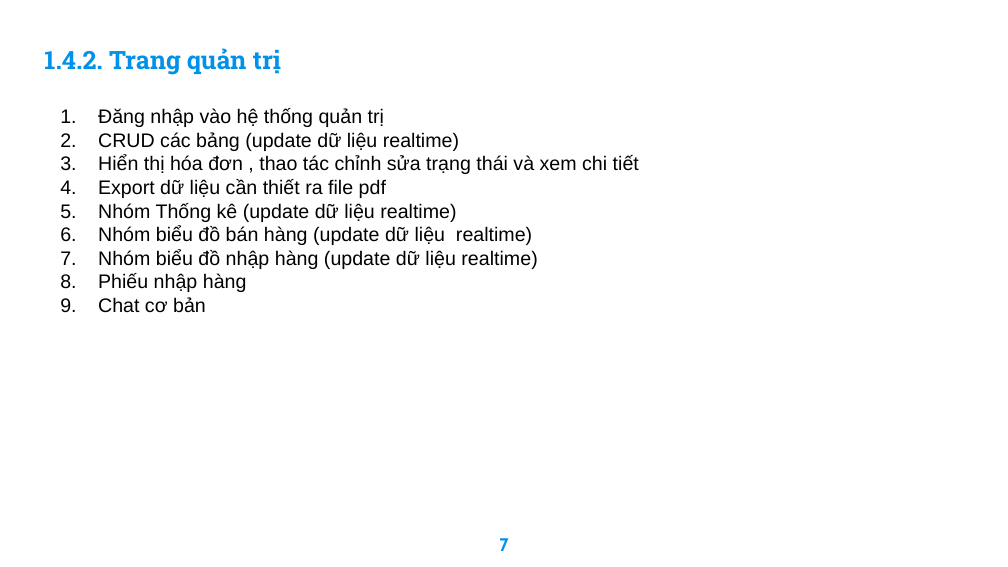
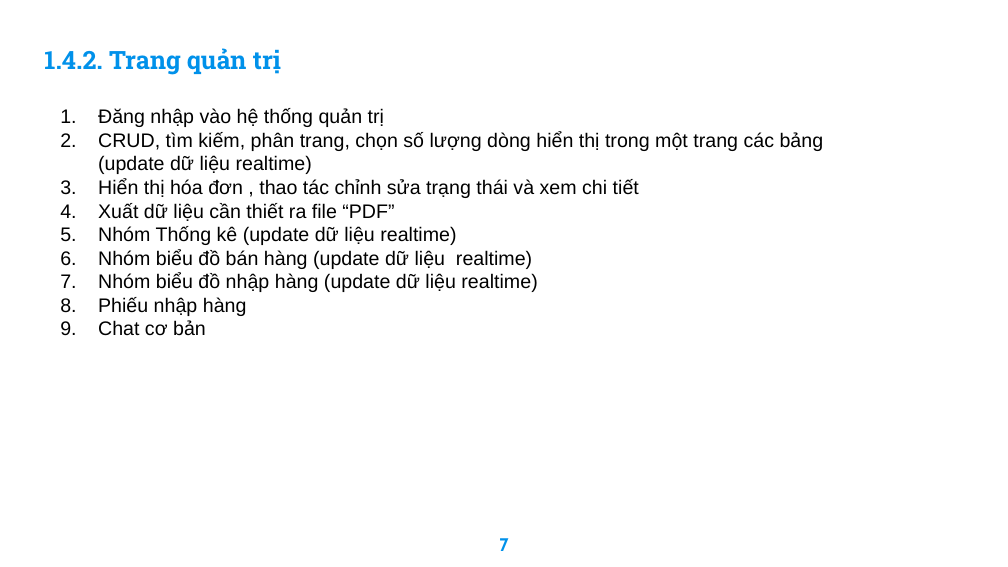
Before and after one commit to haitran2000/Ecommerce-Fashion-Website, a slide deck: slide 7 of Do An Tot Nghiep.pptx. Drawn at 1008x567 pixels with LibreOffice and Linux fonts; fonts in the diff are those of the drawing; background and template pictures are left out. Boxes give left, top, right and bottom in pixels: in the first picture for what was removed or moved away, otherwise in the second. Text is boxed around its words. In the diff, an @@ line names an element or a change of style, - is before the commit and + after.

```diff
--- a/Do An Tot Nghiep.pptx
+++ b/Do An Tot Nghiep.pptx
@@ text at (x1=98, y1=132, x2=824, y2=174): text changed @@
-2. CRUD các bảng (update dữ liệu realtime)
+2. CRUD, tìm kiếm, phân trang, chọn số lượng dòng hiển thị trong một trang các bảng (update dữ liệu realtime)
@@ text at (x1=98, y1=203, x2=394, y2=221): text changed @@
-4. Export dữ liệu cần thiết ra file pdf
+4. Xuất dữ liệu cần thiết ra file “PDF”
```
Also in this commit, not shown: 6 other slides changed, 3 other files.
